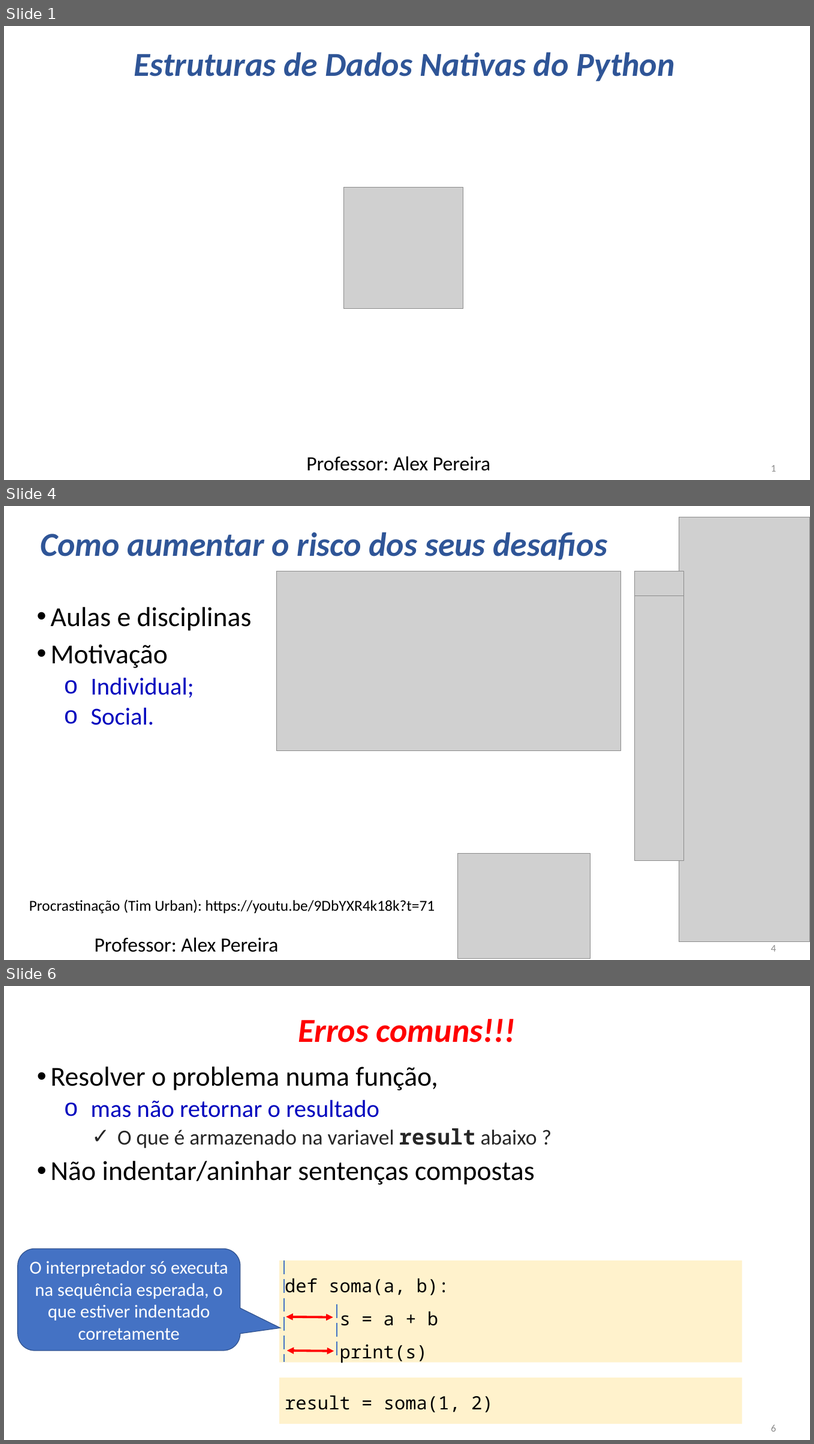
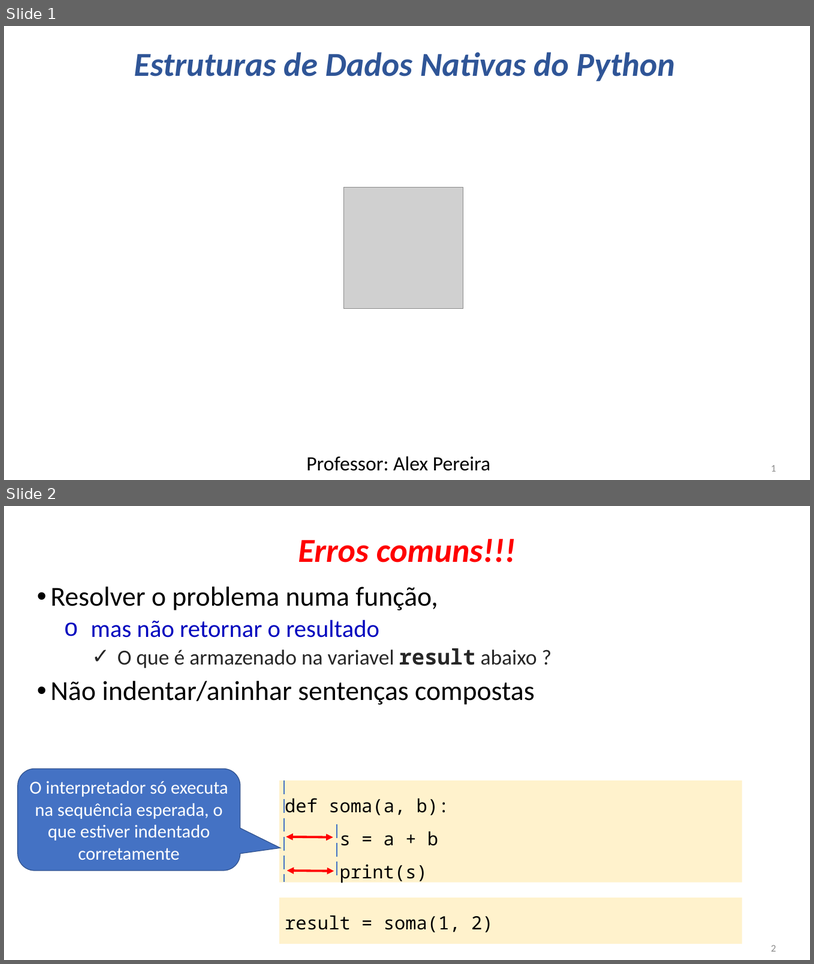
Before and after one commit to fabriciosantana/mcdia-python, a slide deck: Aulas/Aula3/Aula03_Python_Parte2.pptx. Shown one above the other, each under a label of ours: slides 1, 4 and 6 before the commit, slides 1 and 2 after it; the slides between them are not shown. The pictures are 814x1444 and 814x964 pixels, drawn with LibreOffice and Linux fonts; fonts in the diff are those of the drawing; grey boxes stand for pictures. Boxes give left, top, right and bottom in pixels: in the first picture for what was removed or moved away, otherwise in the second. Text is boxed around its words. In the diff, an @@ line names an element or a change of style, - is before the commit and + after.

```diff
--- a/Aulas/Aula3/Aula03_Python_Parte2.pptx
+++ b/Aulas/Aula3/Aula03_Python_Parte2.pptx
@@ slide 4 removed at <box>4,506,810,960</box>, background #FFFFFF @@
@@ picture removed at <box>679,517,810,941</box> @@
@@ text removed at <box>40,532,608,560</box> @@
-Como aumentar o risco dos seus desafios
@@ picture removed at <box>276,571,621,751</box> @@
@@ picture removed at <box>635,571,684,595</box> @@
@@ picture removed at <box>635,594,684,861</box> @@
@@ text removed at <box>51,607,252,725</box> @@
-• Aulas e disciplinas
-• Motivação
-  o Individual;
-  o Social.
@@ picture removed at <box>458,853,590,957</box> @@
@@ text removed at <box>29,899,435,913</box> @@
-Procrastinação (Tim Urban): https://youtu.be/9DbYXR4k18k?t=71
@@ text removed at <box>95,937,278,952</box> @@
-Professor: Alex Pereira
@@ page number removed at <box>771,945,777,951</box> @@
-4
@@ what was slide 6 is now slide 2 @@
@@ page number at <box>771,945,777,951</box>: text changed @@
-6
+2
```
Also in this commit, not shown: 3 other slides removed.
